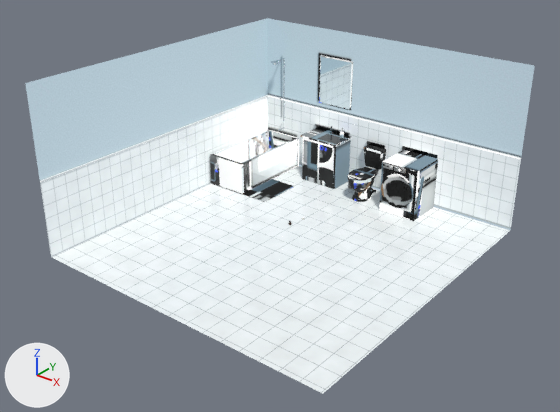
Two versions of the glTF model modelos/escenario_fentanilo.glb, one commit apart.
Both versions are drawn from a 50 mm lens placed at (7.27, -8.79, 5.57), pointed at (1.04, -1.01, 0.75). Arrows for +X, +Y and +Z are at lower left; the lights stay in place. The picture after the commit comes second. Where no turn or scale is listed for an object, it has been applied to the vertices. Vertices at exactly the same position are counted once.

The older version as bpy lines, for what is in view:
```python
ob_alfombra_bano = bpy.data.objects.new('Alfombra_bano', me_alfombra_bano)
ob_alfombra_bano.location = (-0.48, 0.55, 0.01)
ob_banera_pared0 = bpy.data.objects.new('Banera_pared0', me_banera_pared0)
ob_banera_pared0.location = (-1.06, 0.17, 0.28)
ob_banera_pared1 = bpy.data.objects.new('Banera_pared1', me_banera_pared1)
ob_banera_pared1.location = (-1.06, 1.71, 0.28)
ob_banera_pared2 = bpy.data.objects.new('Banera_pared2', me_banera_pared2)
ob_banera_pared2.location = (-0.73, 0.94, 0.28)
ob_enchape_fondo = bpy.data.objects.new('Enchape_fondo', me_enchape_fondo)
ob_enchape_fondo.location = (0.98, 1.75, 0.6)
ob_gabinete = bpy.data.objects.new('Gabinete', me_gabinete)
ob_gabinete.location = (0.05, 1.52, 0.4)
ob_mueble_ka_f600_washer_v1 = bpy.data.objects.new('Mueble_KA-F600_Washer_V1', me_cube_367)
ob_mueble_ka_f600_washer_v1.location = (1.75, 1.4, 0.43)
ob_mueble_toilet = bpy.data.objects.new('Mueble_Toilet', me_toilet_lid)
ob_mueble_toilet.location = (0.95, 1.38, 0.39)
ob_pared_izq = bpy.data.objects.new('Pared_izq', me_pared_izq)
ob_pared_izq.location = (-1.45, -0.73, 1.9)
# also in view: 'Remate_izq' at (-1.43, -0.72, 1.2); 'Espejo' at (0.05, 1.74, 1.72); 'Puerta_0.22' at (0.22, 1.29, 0.42); 'Enchape_izq' at (-1.45, -0.72, 0.6); 'Tope' at (0.05, 1.5, 0.82)
```
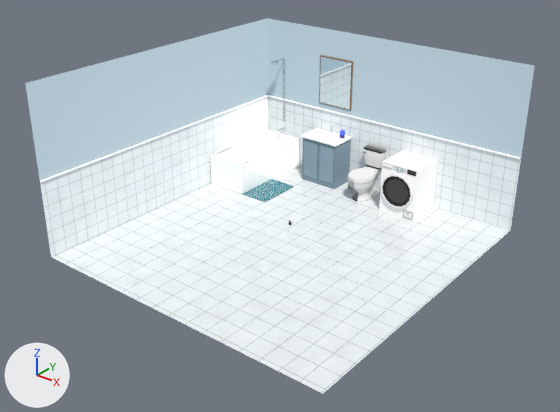
Location of each change, (x1, y1, x2, y2) in pixels of the pictures (560 x 412 px):
'Mueble_KA-F600_Washer_V1', surface changed (lighter): (379, 150, 438, 221) in both
'Alfombra_bano', surface changed (grey to cyan): (243, 179, 294, 202) in both
part 2 of me_banera_pared0, surface changed (grey to white): (210, 154, 244, 194) in both
part 3 of me_banera_pared1, surface changed (lighter): (267, 130, 299, 167) in both
part 4 of me_banera_pared2, surface changed (lighter): (242, 138, 297, 193) in both
part 5 of me_enchape_fondo, surface changed: (268, 97, 521, 230) in both
part 6 of me_gabinete, surface changed: (302, 138, 351, 189) in both
part 8 of me_toilet_lid, surface changed (grey to white): (347, 145, 386, 202) in both
part 9 of me_pared_fondo, surface changed: (268, 49, 522, 157) in both
part 10 of me_puerta_0_22, surface changed: (319, 144, 334, 184) in both
part 11 of me_puerta__0_12, surface changed: (303, 140, 318, 179) in both
part 12 of me_remate_fondo, surface changed: (268, 95, 521, 160) in both
part 13 of me_remate_izq, surface changed: (40, 95, 268, 183) in both
part 14 of me_tope, surface changed (grey to white): (300, 128, 352, 147) in both

The change, as a list of edits to the scene's bpy script:
```text
Change mat_alfombra_bano_h:
    where n2 = _N.new('ShaderNodeTexImage'); n2.name = 'Image Texture'
    n2.image: img_horno_fentanilo_resto -> img_horno_fentanilo_cerca
Add mat_u_main_slot_h:
    mat_u_main_slot_h = bpy.data.materials.new('U_Main_Slot_h')
    # colours: black #000000
    # uses the picture img_horno_fentanilo_resto
Change me_alfombra_bano:
    where me_alfombra_bano.from_pydata(...)  # 96 vertices, 178 faces; spans x -0.275..0.275, y -0.4..0.4, z -0.006..0.006
    me_alfombra_bano part 1: texture (UV) coordinates of 178 of 178 faces, centred in x -0.275..0.275, y -0.4..0.4, z -0.005..0.006, changed; they spanned u 0.33..0.91, v 0.24..0.85 and now span u 0.0..1.0, v 0.0..0.81
Change me_banera_pared0:
    where me_banera_pared0.from_pydata(...)  # 96 vertices, 178 faces; spans x -0.36..0.36, y -0.03..0.03, z -0.275..0.275
    me_banera_pared0 part 2: texture (UV) coordinates of 178 of 178 faces, centred in x -0.36..0.36, y -0.03..0.03, z -0.273..0.275, changed; they spanned u 0.0..0.91, v 0.36..0.94 and now span u 0.28..0.9, v 0.51..0.93
Change me_banera_pared1:
    where me_banera_pared1.from_pydata(...)  # 96 vertices, 168 faces; spans x -0.36..0.36, y -0.03..0.03, z -0.275..0.275
    me_banera_pared1 part 3: texture (UV) coordinates of 168 of 168 faces, centred in x -0.36..0.36, y -0.03..0.028, z -0.273..0.275, changed; they spanned u 0.0..0.83, v 0.41..0.96 and now span u 0.2..0.82, v 0.48..0.93
Change me_banera_pared2:
    where me_banera_pared2.from_pydata(...)  # 96 vertices, 178 faces; spans x -0.03..0.03, y -0.74..0.74, z -0.275..0.275
    me_banera_pared2 part 4: texture (UV) coordinates of 178 of 178 faces, centred in x -0.03..0.03, y -0.74..0.74, z -0.273..0.275, changed; they spanned u 0.0..0.9, v 0.0..0.94 and now span u 0.25..0.87, v 0.0..0.85
Change me_enchape_fondo:
    where me_enchape_fondo.from_pydata(...)  # 4 vertices, 2 faces; spans x -2.42..2.42, y 0.0, z -0.6..0.6
    me_enchape_fondo part 5: texture (UV) coordinates of 2 of 2 faces, centred in x -0.81..0.81, y 0.0, z -0.2..0.2, changed; they spanned u 0.59..0.75, v 0.0..0.65 and now span u 0.59..0.75, v 0.0..0.66
Change me_gabinete:
    where me_gabinete.from_pydata(...)  # 96 vertices, 168 faces; spans x -0.35..0.35, y -0.225..0.225, z -0.4..0.4
    me_gabinete part 6: texture (UV) coordinates of 168 of 168 faces, centred in x -0.35..0.35, y -0.225..0.224, z -0.399..0.4, changed; they spanned u 0.0..0.92, v 0.13..0.98 and now span u 0.0..0.93, v 0.21..0.99
Change me_cube_367:
    where me_cube_367.from_pydata(...)  # 565 vertices, 956 faces; spans x -0.319..0.319, y -0.36..0.36, z -0.425..0.425
    me_cube_367 part 7: 956 faces spanning x -0.319..0.319, y -0.36..0.36, z -0.425..0.425 switch from mat_alfombra_bano_h to mat_u_main_slot_h
Change me_toilet_lid:
    where me_toilet_lid.from_pydata(...)  # 3315 vertices, 6514 faces; spans x -0.207..0.207, y -0.375..0.375, z -0.39..0.39
    me_toilet_lid part 8: 6514 kept faces spanning x -0.207..0.207, y -0.375..0.375, z -0.39..0.39 get new texture (UV) coordinates
Change me_pared_fondo:
    where me_pared_fondo.from_pydata(...)  # 4 vertices, 2 faces; spans x -2.42..2.42, y 0.0, z -0.7..0.7
    me_pared_fondo part 9: texture (UV) coordinates of 2 of 2 faces, centred in x -0.81..0.81, y 0.0, z -0.23..0.23, changed; they spanned u 0.39..0.58, v 0.0..0.65 and now span u 0.4..0.59, v 0.0..0.66
Change me_puerta_0_22:
    where me_puerta_0_22.from_pydata(...)  # 96 vertices, 188 faces; spans x -0.15..0.15, y -0.006..0.006, z -0.33..0.33
    me_puerta_0_22 part 10: texture (UV) coordinates of 188 of 188 faces, centred in x -0.15..0.15, y -0.006..0.006, z -0.33..0.33, changed; they spanned u 0.12..0.92, v 0.03..0.95 and now span u 0.0..0.95, v 0.2..0.96
Change me_puerta__0_12:
    where me_puerta__0_12.from_pydata(...)  # 96 vertices, 188 faces; spans x -0.15..0.15, y -0.006..0.006, z -0.33..0.33
    me_puerta__0_12 part 11: texture (UV) coordinates of 188 of 188 faces, centred in x -0.15..0.15, y -0.006..0.006, z -0.33..0.33, changed; they spanned u 0.17..0.95, v 0.25..0.96 and now span u 0.33..0.96, v 0.01..0.95
Change me_remate_fondo:
    where me_remate_fondo.from_pydata(...)  # 96 vertices, 168 faces; spans x -2.42..2.42, y -0.02..0.02, z -0.02..0.02
    me_remate_fondo part 12: texture (UV) coordinates of 168 of 168 faces, centred in x -2.42..2.42, y -0.02..0.01, z -0.02..0.02, changed; they spanned u 0.0..0.8, v 0.67..0.81 and now span u 0.0..0.66, v 0.68..0.82
Change me_remate_izq:
    where me_remate_izq.from_pydata(...)  # 96 vertices, 168 faces; spans x -0.02..0.02, y -2.47..2.47, z -0.02..0.02
    me_remate_izq part 13: texture (UV) coordinates of 168 of 168 faces, centred in x -0.01..0.02, y -2.47..2.47, z -0.02..0.02, changed; they spanned u 0.01..0.78, v 0.0..0.93 and now span u 0.01..0.79, v 0.0..0.81
Change me_tope:
    where me_tope.from_pydata(...)  # 96 vertices, 178 faces; spans x -0.37..0.37, y -0.245..0.245, z -0.02..0.02
    me_tope part 14: texture (UV) coordinates of 178 of 178 faces, centred in x -0.37..0.37, y -0.245..0.244, z -0.02..0.02, changed; they spanned u 0.01..0.91, v 0.66..0.9 and now span u 0.56..0.91, v 0.0..0.91
```
